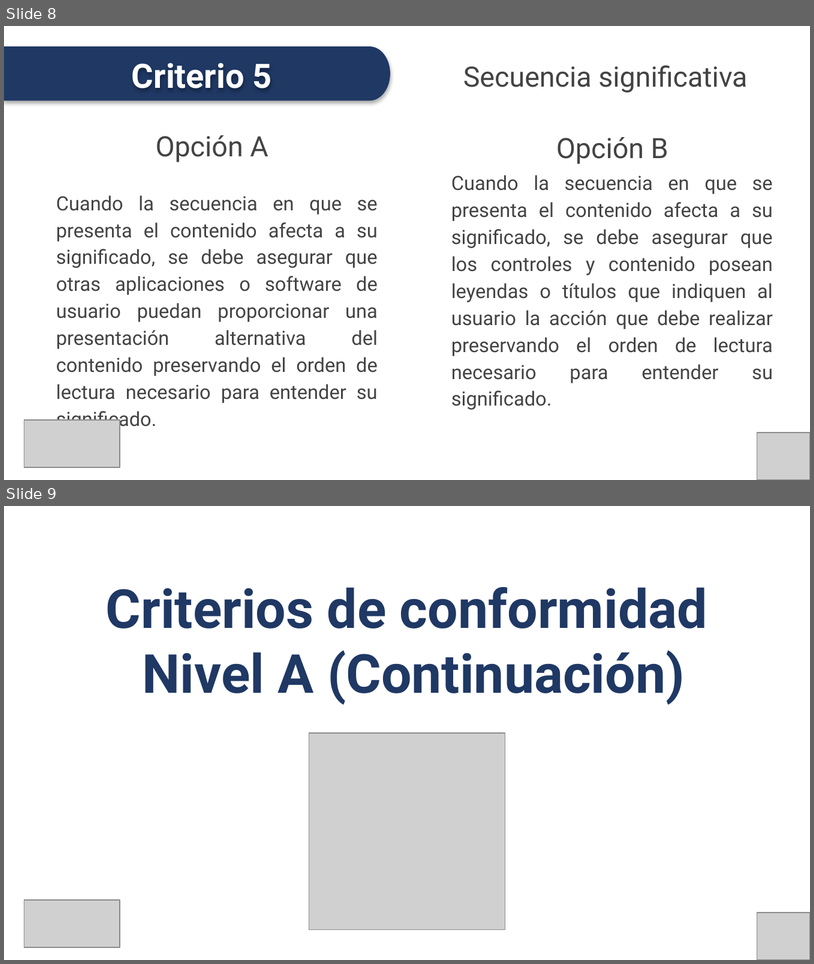
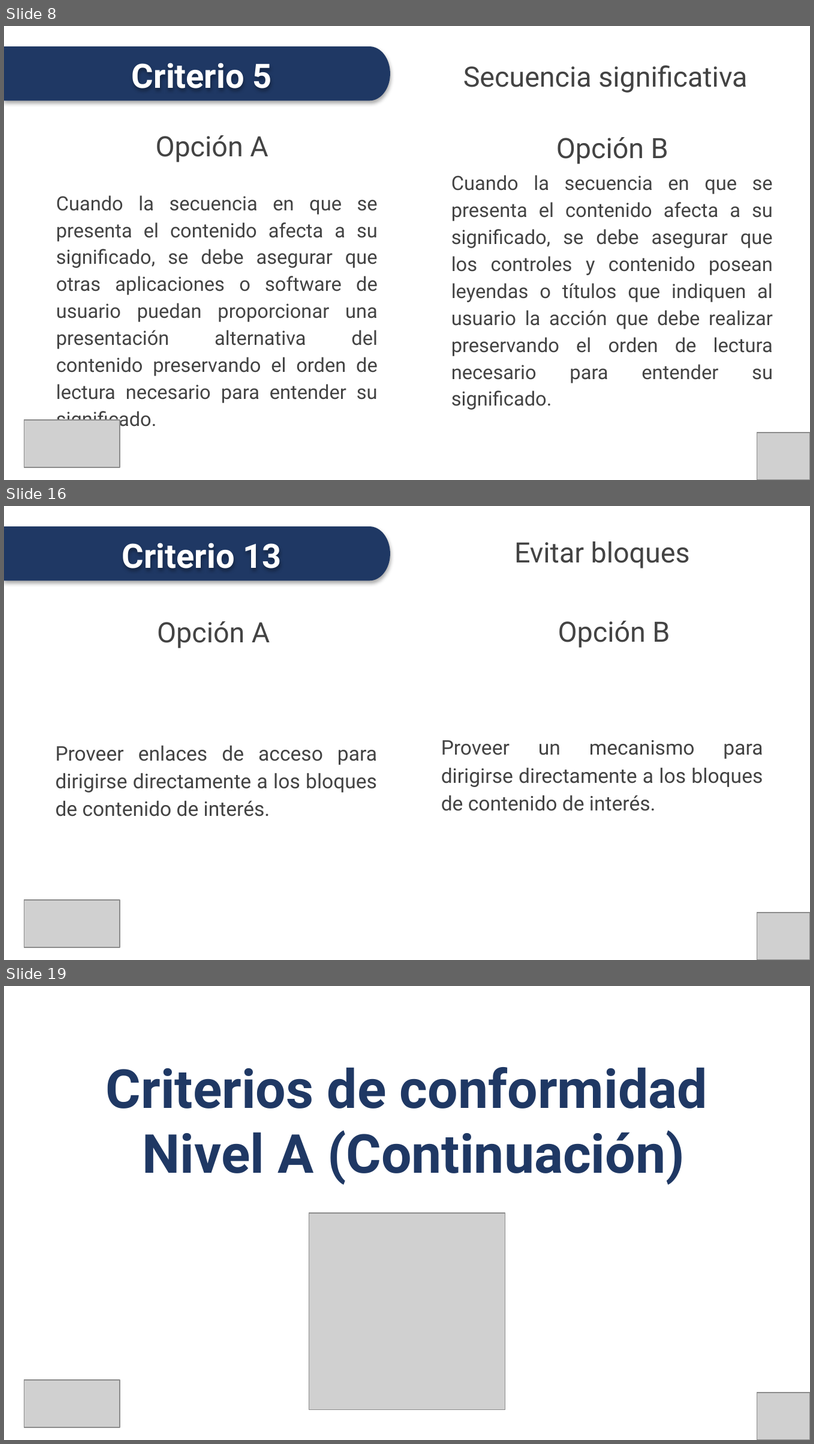
Before and after one commit to conaipd/accesibilidad, a slide deck: NTS - Accesibilidad Web - P2 - SEPTIEMBRE 2024.pptx. Shown one above the other, each under a label of ours: slides 8 and 9 before the commit, slides 8, 16 and 19 after it; the slides between them are not shown. The pictures are 814x964 and 814x1444 pixels, drawn with LibreOffice and Linux fonts; fonts in the diff are those of the drawing; grey boxes stand for pictures. Boxes give left, top, right and bottom in pixels: in the first picture for what was removed or moved away, otherwise in the second. Text is boxed around its words. In the diff, an @@ line names an element or a change of style, - is before the commit and + after.

```diff
--- a/NTS - Accesibilidad Web - P2 - SEPTIEMBRE 2024.pptx
+++ b/NTS - Accesibilidad Web - P2 - SEPTIEMBRE 2024.pptx
@@ slide 16 added at (x1=4, y1=506, x2=810, y2=960), background #FFFFFF @@
@@ freeform shape added at (x1=4, y1=526, x2=390, y2=580), fill #1F3864 @@
@@ title added at (x1=515, y1=541, x2=690, y2=568), 25 pt, text #434343 @@
+Evitar bloques
@@ text added at (x1=122, y1=543, x2=282, y2=568), 30 pt, text #FFFFFF, bold @@
+Criterio 13
@@ text added at (x1=157, y1=621, x2=270, y2=648), 25 pt, text #434343 @@
+Opción A
@@ text added at (x1=558, y1=621, x2=670, y2=648), 25 pt, text #434343 @@
+Opción B
@@ text added at (x1=56, y1=745, x2=377, y2=816), 18 pt, text #434343 @@
+Proveer enlaces de acceso para dirigirse directamente a los bloques de contenido de interés.
@@ text added at (x1=441, y1=740, x2=763, y2=811), 18 pt, text #434343 @@
+Proveer un mecanismo para dirigirse directamente a los bloques de contenido de interés.
@@ picture added at (x1=24, y1=900, x2=120, y2=947) @@
@@ picture added at (x1=757, y1=912, x2=810, y2=960) @@
@@ what was slide 9 is now slide 19 @@
```
Also in this commit, not shown: 25 other slides added, 6 other files.
